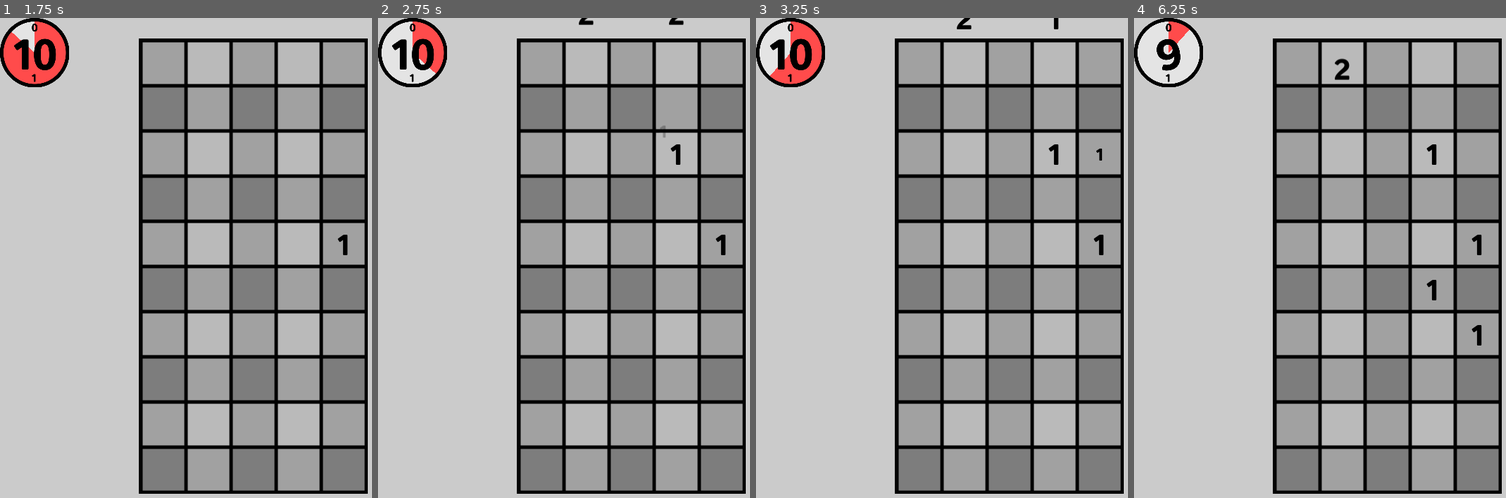
Above: before the commit, frames 1-4 (left to right).
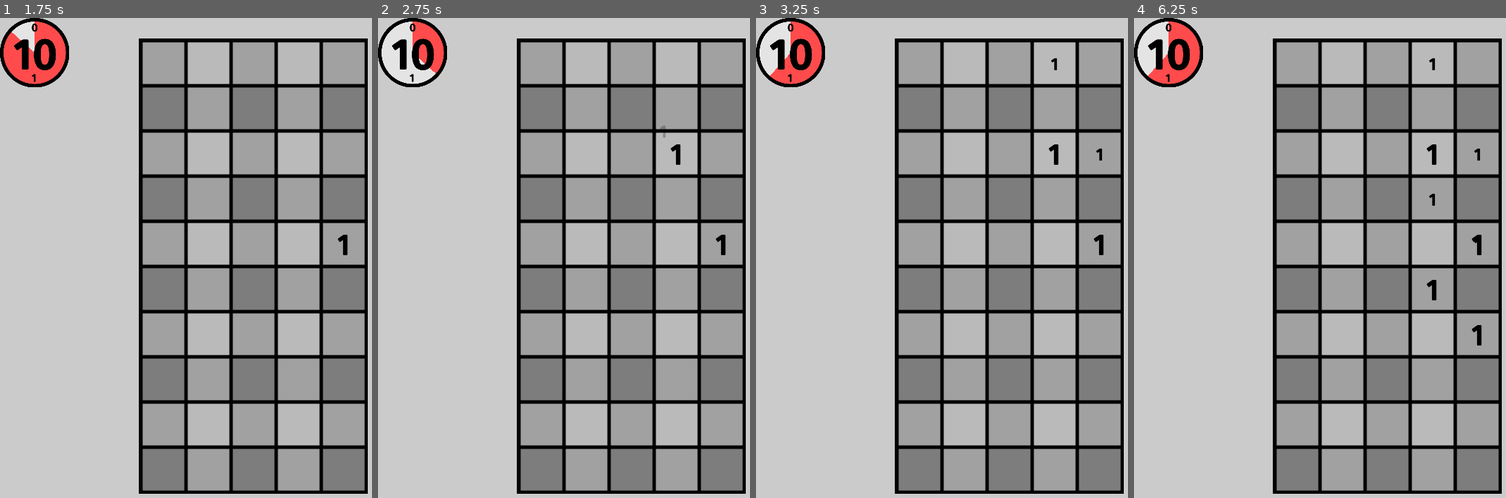
Above: after the commit, the same moments.

Repository: chhurst8/plants-vs-numbers
Game: Godot game, scene res://main.tscn
The game is run twice, just before and just after one commit, with the same random seed, the same clock (stepped at 60 frames per second) and the same inputs.
Inputs (mouse positions are in pixels of both pictures, inside the frame that each line leads up to):
- Up to frame 1 (1.75 s): move the mouse to (364, 248) at 0.52 s; hold Mouse wheel down (ScrollDown) 0.53-1.25 s; click (364, 248) at 0.67 s; drag from (152, 296) to (226, 373) at 1.27 s
- Up to frame 2 (2.75 s): move the mouse to (683, 162) at 2.02 s; hold Mouse wheel down (ScrollDown) from 2.03 s (still down); click (683, 162) at 2.17 s
- Up to frame 3 (3.25 s): release Mouse wheel down (ScrollDown) at 2.75 s; drag from (982, 373) to (856, 195) at 2.77 s
- Up to frame 4 (6.25 s): move the mouse to (outside the picture) at 3.52 s; hold Mouse wheel down (ScrollDown) 3.53-4.25 s; click (outside the picture) at 3.67 s; drag from (1234, 195) to (1312, 142) at 4.27 s; move the mouse to (1413, 272) at 5.02 s; hold Mouse wheel down (ScrollDown) 5.03-5.75 s; click (1413, 272) at 5.17 s; drag from (1312, 142) to (1286, 296) at 5.77 s

Frame 1 is identical in both runs. In frame 2, 0.1% of the frame differs, in the area x 53-83%, y 0-2%; in frame 3, 0.1%; in frame 4, 1.1%, in the area x 3-93%, y 2-47%.

Commit message:
next wave

Diff:
--- a/level.tscn
+++ b/level.tscn
@@ -1,3 +1,4 @@
 [gd_scene format=3 uid="uid://c8tep08ok5o1q"]
 
 [node name="Node2D" type="Node2D" unique_id=612820647]
+position = Vector2(0, -1)
--- a/main.gd
+++ b/main.gd
@@ -231,6 +231,12 @@
 
 
 func _on_global_turn_timer_timeout() -> void:
+	if enemy_holder.get_child_count() == 0 && current_turn > 1:
+		print_debug("next wave")
+		current_turn = 0
+		next_wave()
+		global_turn_timer.start()
+		return
 	if (turn_owner == TurnOwners.PLAYER):
 		do_player_turn()
 		turn_owner = TurnOwners.ENEMY
@@ -240,6 +246,7 @@
 			var wave = enemies_remaining_in_wave[current_turn]
 			for enemy in wave:
 				spawn_enemy(enemy["number"], Vector2i(enemy["position"], -2))
+
 		do_enemy_turn()
 		turn_owner = TurnOwners.PLAYER
 
@@ -254,19 +261,24 @@
 		enemy.do_turn()
 
 func init_wave() -> void:
+	print("hi")
 	rng.seed = current_wave
-	var boss = roundf((2 * pow(2, current_wave)) * rng.randf_range(0.9, 1.1));
-	var num_enemies = roundf(3 * (current_wave + 1) * rng.randf_range(0.6, 1.4))
+	current_turn = 0
+	var boss = round((2 * pow(2, current_wave + 1)) * rng.randf_range(0.9, 1.1));
+	var num_enemies = round(3 * (current_wave + 1) * rng.randf_range(0.6, 1.4))
 	print_debug(num_enemies)
 	var boss_placed = false
 	enemies_remaining_in_wave = {}
 	var line = 0
+	print_debug("about to spawn enemies")
 	while num_enemies > 0:
+		print_debug(num_enemies)
 		line += 1
-		var enemies_in_line = roundf(min(1 / rng.randf(), 1) * num_enemies)
+		var enemies_in_line = min(round(min(pow(rng.randf(), 3), 1) * num_enemies), 4)
 		enemies_remaining_in_wave[line] = []
 		num_enemies -= enemies_in_line
 		var occupied_spots = []
+		print_debug(enemies_in_line)
 		for i in enemies_in_line:
 			var is_boss = !boss_placed && (rng.randf() > 0.5 || num_enemies == 0)
 			if is_boss:
@@ -324,6 +336,13 @@
 
 	# this will have to change based on the combo
 	score += enemy_number
+
+
+func next_wave():
+	current_wave += 1
+	print("next wave")
+	init_wave()
+
 
 func lose_game() -> void:
 	end_screen.game_end(score, stat_enemies_killed, stat_explosions, stat_strongest_enemy_killed)
